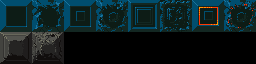
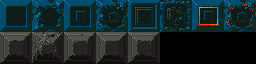
Layered file, before and after one edit (256 x 64). Changes by layer:
painted on "Layer 10" over left=64, top=32, right=160, bottom=64
